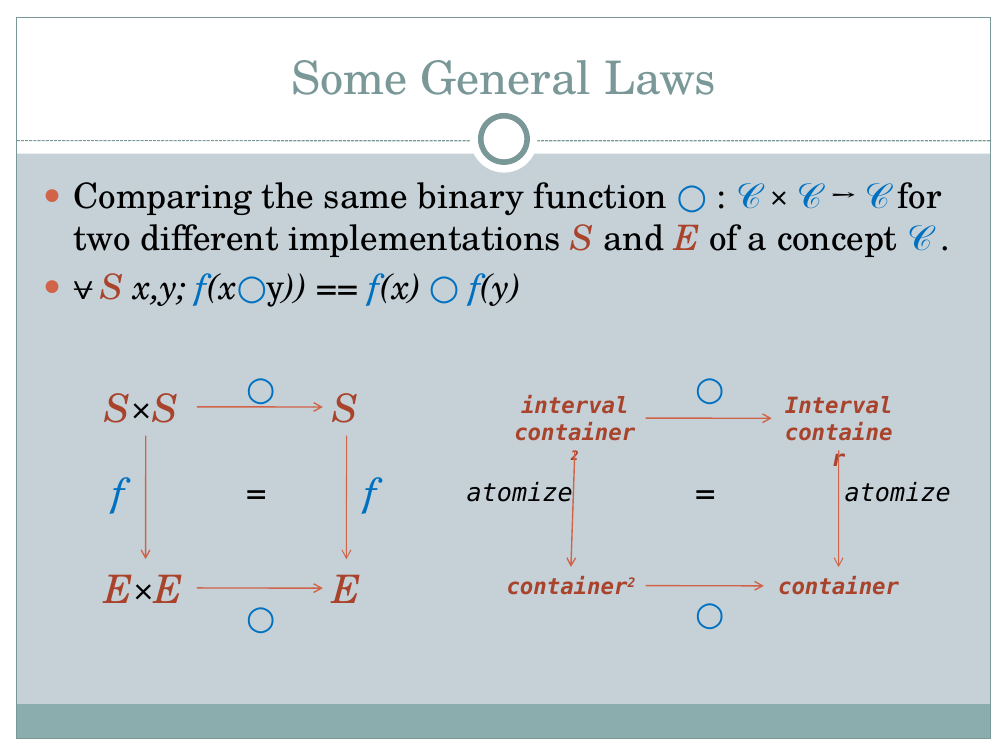
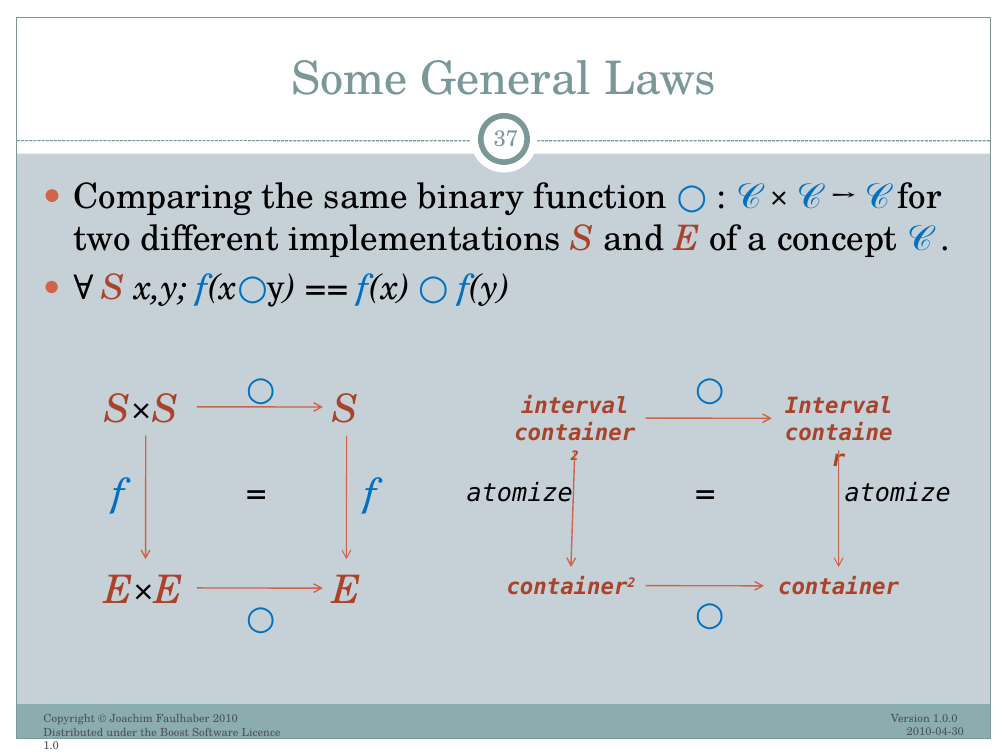
Before and after one commit to ryppl/boost-history, a slide deck: slide 37 of itl/libs/validate/doc/boostcon2010/BoostAlabaster.pptx (slide 36 before the commit). Drawn at 1008x756 pixels with LibreOffice and Linux fonts; fonts in the diff are those of the drawing. Boxes give left, top, right and bottom in pixels: in the first picture for what was removed or moved away, otherwise in the second. Text is boxed around its words. In the diff, an @@ line names an element or a change of style, - is before the commit and + after.

Commit message:
First Version 1.0.0 of the BoostCon2010 talk on Boost.Alabster is now complete.
SVN-Revision: 61706

```diff
--- a/itl/libs/validate/doc/boostcon2010/BoostAlabaster.pptx
+++ b/itl/libs/validate/doc/boostcon2010/BoostAlabaster.pptx
@@ page number added at bbox=[494, 124, 519, 146], 16 pt, text #7C999A @@
+37
@@ text at bbox=[101, 273, 510, 307]: text changed @@
-● ⩝ S x,y; f(x○y)) == f(x) ○ f(y)
+● ∀ S x,y; f(x○y) == f(x) ○ f(y)
@@ text added at bbox=[43, 714, 281, 749], 8 pt, text #4B5064 @@
+Copyright © Joachim Faulhaber 2010 Distributed under the Boost Software Licence 1.0
@@ text added at bbox=[891, 714, 964, 735], 8 pt, text #4B5064 @@
+Version 1.0.0 2010-04-30
```
Also in this commit, not shown: 42 other slides changed, 1 slide added, 3 slides removed.
